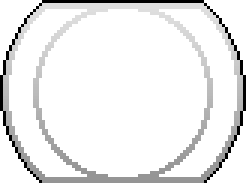
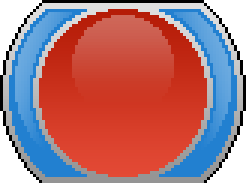
Layered file, before and after one edit (246×183). Changes by layer:
added layer "Layer 10" (33%) in group "Top" over [72, 15, 174, 102]
painted on "Layer 12 copy" over [51, 18, 165, 132]
showed "Health" over [39, 9, 207, 177]
showed "Mana" over [9, 9, 237, 177]
showed "bg" over [9, 9, 237, 177]
